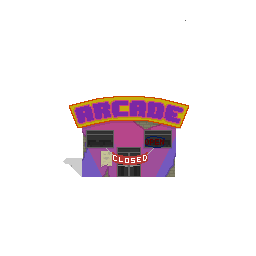
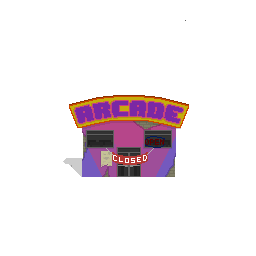
The second 256 × 256 image is a revision of the first. Changes to its layers:
painted on "Layer 7" over [69, 95, 189, 105]
